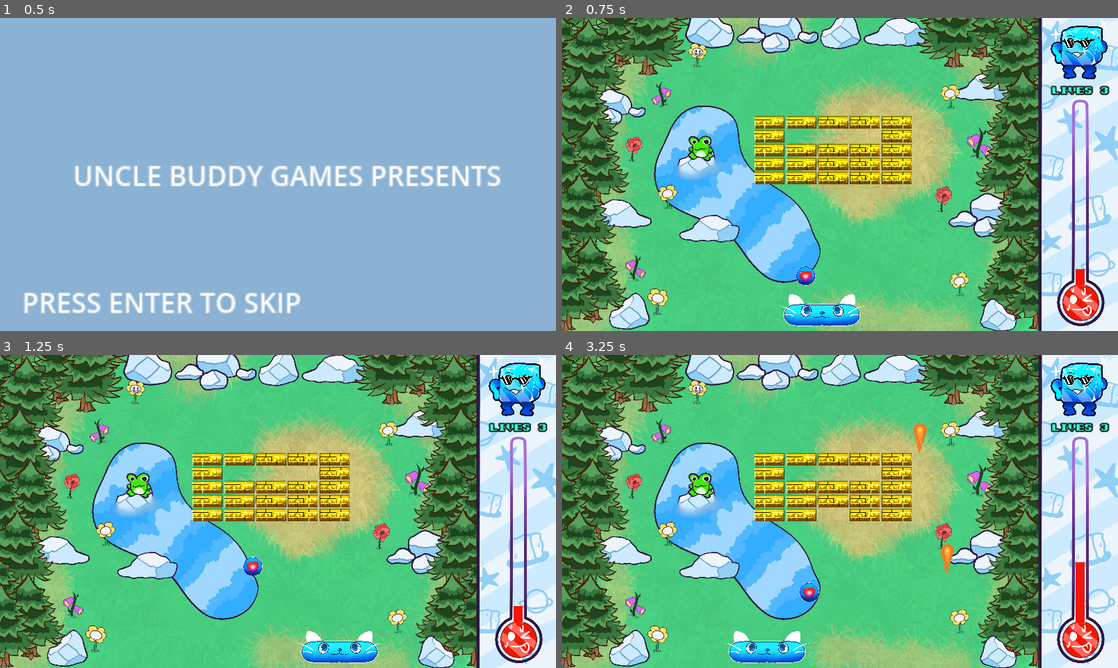
Above: before the commit, frames 1-4 (two rows, left to right).
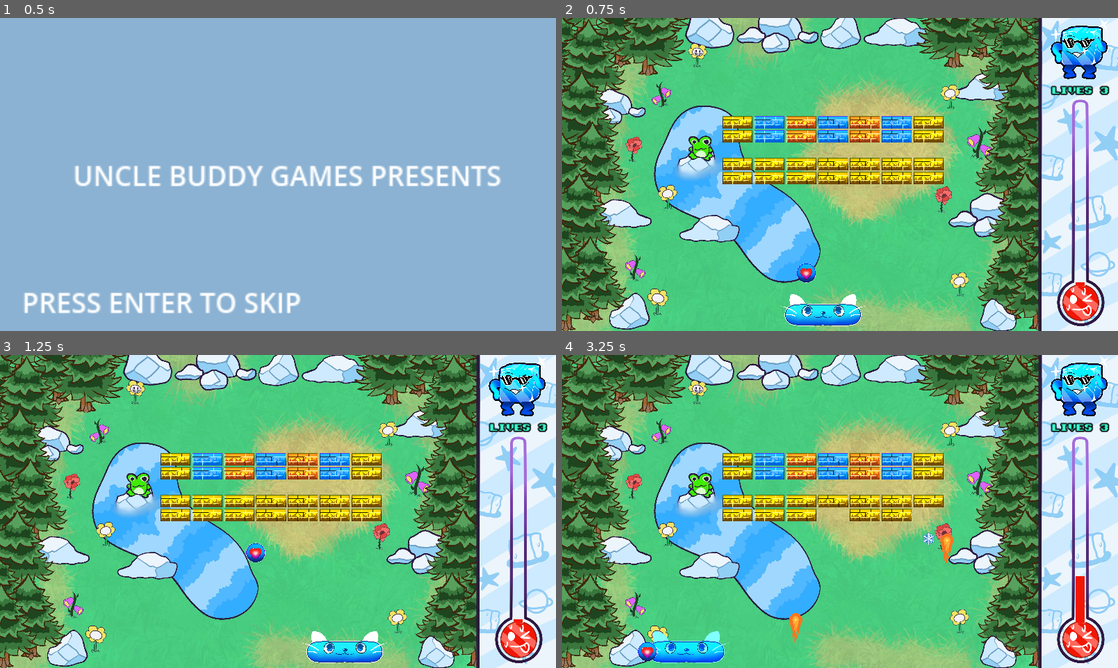
Above: after the commit, the same moments.

Repository: ColtonPhillips/uvicgamejam-24
Game: Godot game, scene res://Scenes/start_game.tscn
Two runs of this game, one before a commit and one after it. Both use one fixed random seed, a clock stepped at 60 frames per second and the inputs below.
Inputs:
- Up to frame 1 (0.5 s): no input
- Up to frame 2 (0.75 s): tap Enter (ui_accept) at 0.5 s; hold D (right) from 0.53 s (still down); tap Space (shoot) at 0.6 s
- Up to frame 3 (1.25 s): keep holding D (right); tap Enter (ui_accept) at 0.77 s
- Up to frame 4 (3.25 s): tap Space (shoot) at 1.35, 2.1, 2.85 s; tap Enter (ui_accept) at 1.52, 3.02 s; release D (right) at 2.03 s; hold A (left) from 2.03 s (still down)

Frame 1 is identical in both runs. In frame 2, 5.4% of the frame differs, in the area x 28-94%, y 31-99%; in frame 3, 5.9%; in frame 4, 7.7%, in the area x 13-94%, y 21-99%.

Commit message:
polish design and level

Diff:
--- a/game/Scripts/ball.gd
+++ b/game/Scripts/ball.gd
@@ -4,9 +4,9 @@
 
 signal life_lost
 
-const VELOCITY_LIMIT = 90
+const VELOCITY_LIMIT = 100
 
-@export var ball_speed = 18
+@export var ball_speed = 20
 @export var lifes = 3
 @export var death_zone: DeathZone
 @export var ui: UI
--- a/game/Scripts/brick.gd
+++ b/game/Scripts/brick.gd
@@ -5,7 +5,7 @@
 signal brick_destroyed
 
 var level = 1
-var chance_to_spawn_power = 20
+var chance_to_spawn_power = 25
 
 @onready var sprite_2d = $Sprite2D
 @onready var collision_shape_2d = $CollisionShape2D
@@ -38,7 +38,7 @@
 	%BreakSound.play()
 	collision_shape_2d.disabled = true
 	var tween = get_tree().create_tween()
-	tween.tween_property(sprite_2d, "modulate", Color.TRANSPARENT, .5)
+	tween.tween_property(sprite_2d, "modulate", Color.TRANSPARENT, .25)
 	tween.tween_callback(destroy)
 
 var scene_to_instance = preload("res://Scenes/speed_powerup.tscn")
--- a/game/Scripts/fire_ball.gd
+++ b/game/Scripts/fire_ball.gd
@@ -8,7 +8,7 @@
 var gravity: int = ProjectSettings.get_setting("physics/2d/default_gravity")
 
 func _ready():
-	velocity.y = -100
+	velocity.y = -120
 	letsgo()
 
 func letsgo():
@@ -17,7 +17,7 @@
 
 func _physics_process(delta: float) -> void:
 
-	velocity.y -= 300 * delta
+	velocity.y -= 320 * delta
 	var collision = move_and_collide(velocity * delta)
 	if (!collision):
 		return
--- a/game/Scripts/level_definitions.gd
+++ b/game/Scripts/level_definitions.gd
@@ -1,28 +1,20 @@
 extends Node
 
-var current_level = 1
+var current_level = 2
 
 var level_1 = [
-	[1,1,1,1,1],
-	[1,0,0,0,1],
-	[1,1,1,1,1],
-	[1,1,1,1,1],
-	[1,1,1,1,1],
-]
-
-var level_2 = [
 	[1,1,2,2,2,1,1],
 	[1,1,3,3,3,1,1],
 	[1,1,1,1,1,1,1],
 ]
-#
-#var level_2 = [
-	#[5,5,5,5,5,5,5,5],
-	#[5,5,4,4,4,5,5,5],
-	#[0,0,5,5,5,3,0,0],
-	#[2,2,2,4,4,4,5,5],
-	#[1,1,1,1,1,1,1,1]
-#]
+
+var level_2 = [
+	[0,1,2,3,2,3,2,1,0],
+	[0,1,2,3,2,3,2,1,0],
+	[0,0,0,0,0,0,0,0,0],
+	[0,1,1,1,1,1,1,1,0],
+	[0,1,1,1,1,1,1,1,0]
+]
 
 var levels = [level_1, level_2]
 
@@ -31,4 +23,4 @@
 	return levels[current_level - 1]
 
 func is_last_level():
-	return current_level == 2
+	return current_level == levels.size()
--- a/game/Scripts/paddle.gd
+++ b/game/Scripts/paddle.gd
@@ -7,7 +7,7 @@
 var half_paddle_width: float
 var is_ball_started = false
 var is_sped_up = false
-@export var speed = 550
+@export var speed = 580
 @export var camera: Camera2D
 @onready var thermometer: Node2D = $"../Thermometer"
 
@@ -24,7 +24,7 @@
 	if is_sped_up:
 		$Sprite2D.modulate.r = 0.5
 		$Sprite2D.modulate.b = 1.5
-		linear_velocity *= 2
+		linear_velocity *= 1.7
 	else:
 		$Sprite2D.modulate.r = 1
 		$Sprite2D.modulate.b = 1
@@ -70,7 +70,7 @@
 	if is_sped_up: return
 	%SpeedPowerUpSound.play()
 	is_sped_up = true
-	await get_tree().create_timer(7.0).timeout
+	await get_tree().create_timer(7.5).timeout
 	is_sped_up = false
 
 func on_temperature_down():
--- a/game/Scripts/thermometer.gd
+++ b/game/Scripts/thermometer.gd
@@ -7,7 +7,7 @@
 # Called when the node enters the scene tree for the first time.
 #var change_in_heat = 0.000001
 var change_in_heat = 0.000001
-var temperature = 23.5
+var temperature = 5
 var too_hot = 250
 func _ready() -> void:
 	#log_temp()
@@ -18,7 +18,7 @@
 
 func snowflake_collected():
 	temperature -= 30
-	if temperature < 1: temperature = 1
+	if temperature < 5: temperature = 5
 
 func log_temp():
 	while (true):
